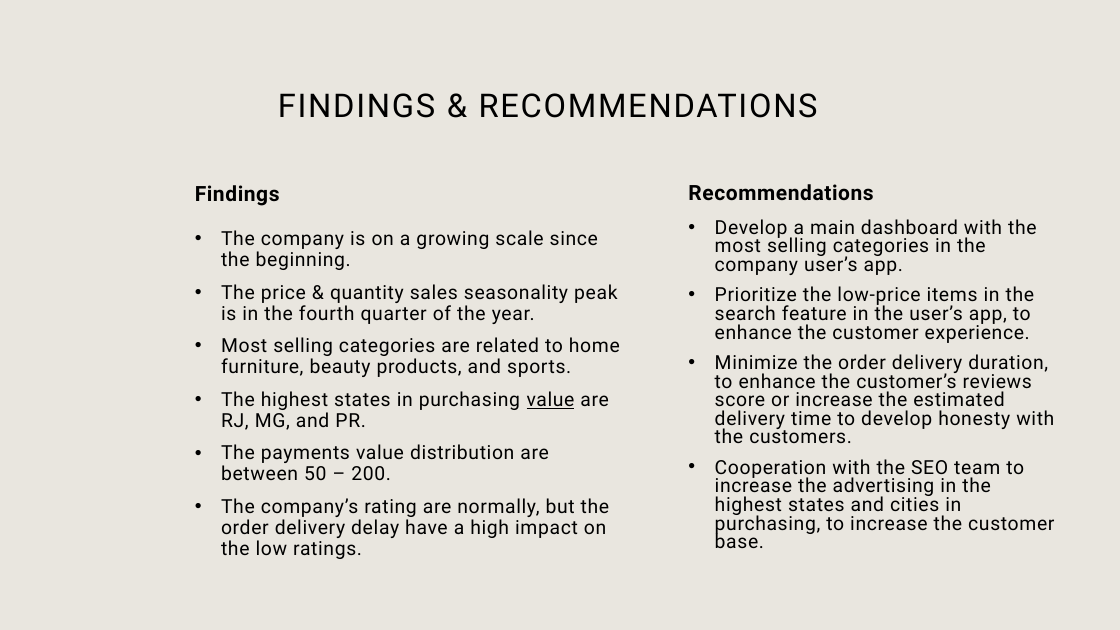
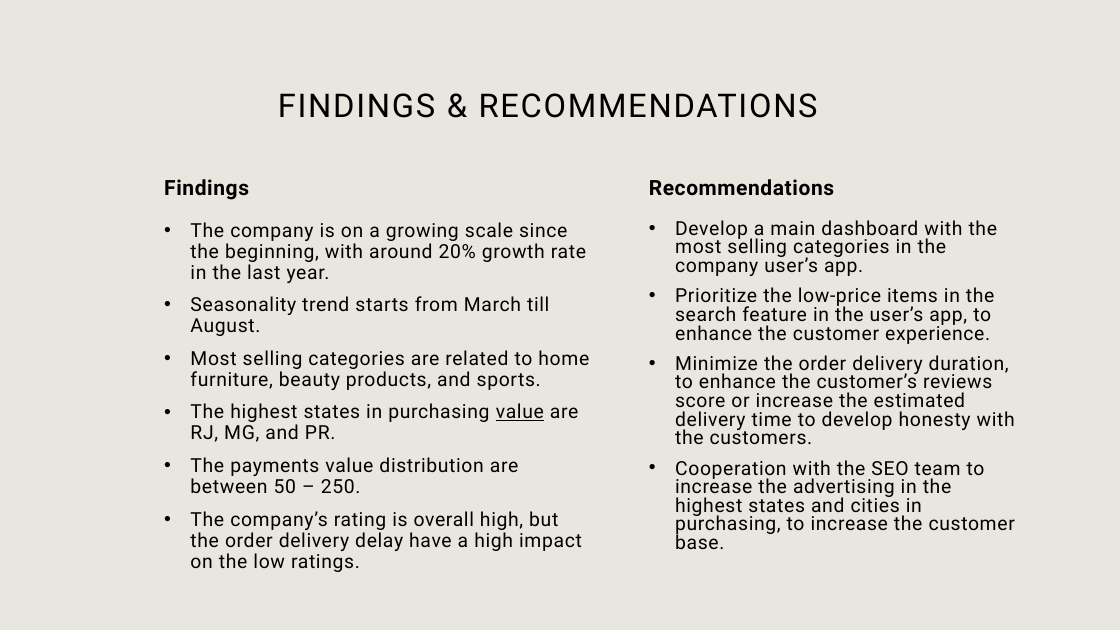
Before and after one commit to a7mdNasrr/Olist-Brazilian-E-commerce, a slide deck: slide 23 of Olist Brazilian E-commerce Presentation.pptx (slide 16 before the commit). Drawn at 1120x630 pixels with LibreOffice and Linux fonts; fonts in the diff are those of the drawing; background and template pictures are left out. Boxes give left, top, right and bottom in pixels: in the first picture for what was removed or moved away, otherwise in the second. Text is boxed around its words. In the diff, an @@ line names an element or a change of style, - is before the commit and + after.

```diff
--- a/Olist Brazilian E-commerce Presentation.pptx
+++ b/Olist Brazilian E-commerce Presentation.pptx
@@ text "Findings": place and size @@
-text "Findings" at bbox=[195, 185, 280, 206]
+text "Findings" at bbox=[164, 179, 249, 200]
@@ text "Recommendations": place and size @@
-text "Recommendations" at bbox=[688, 184, 873, 201]
+text "Recommendations" at bbox=[649, 179, 834, 196]
@@ text "The company is on a ...": place and size @@
-text "The company is on a ..." at bbox=[221, 230, 620, 559]
+text "The company is on a ..." at bbox=[190, 296, 589, 572]
@@ text "Develop a main dashboard with ...": place and size @@
-text "Develop a main dashboard with ..." at bbox=[715, 219, 1054, 548]
+text "Develop a main dashboard with ..." at bbox=[675, 220, 1015, 549]
@@ text at bbox=[190, 296, 549, 336]: text changed @@
-• The company is on a growing scale since the beginning.
-• The price & quantity sales seasonality peak is in the fourth quarter of the year.
+• The company is on a growing scale since the beginning, with around 20% growth rate in the last year.
+• Seasonality trend starts from March till August.
@@ text at bbox=[190, 457, 582, 572]: text changed @@
-• The payments value distribution are between 50 – 200.
-• The company’s rating are normally, but the order delivery delay have a high impact on the low ratings.
+• The payments value distribution are between 50 – 250.
+• The company’s rating is overall high, but the order delivery delay have a high impact on the low ratings.
```
Also in this commit, not shown: 5 other slides changed, 7 slides added.
